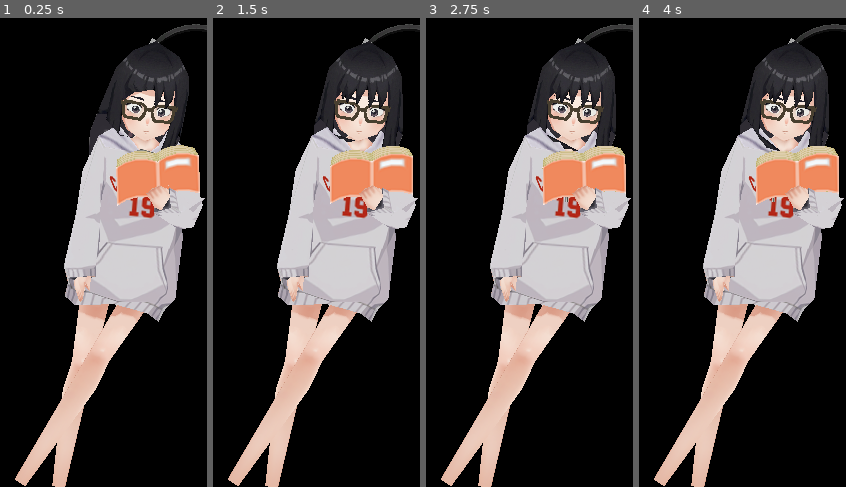
Above: before the commit, frames 1-4 (left to right).
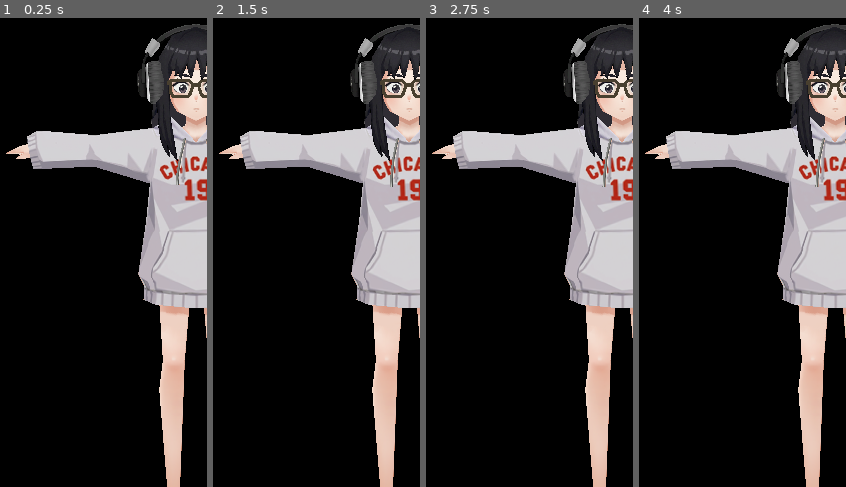
Above: after the commit, the same moments.

Repository: Galaxxxy60/FocusPals-Hackathon
Game: Godot game, scene res://main.tscn
Two runs of this game, one before a commit and one after it. Both use one fixed random seed, a clock stepped at 60 frames per second and the inputs below.
Inputs (mouse positions are in pixels of both pictures, inside the frame that each line leads up to):
- Up to frame 1 (0.25 s): no input
- Up to frame 2 (1.5 s): tap Enter at 0.5 s; move the mouse to (308, 210) at 0.52 s; click (308, 210) at 0.67 s; move the mouse to (outside the picture) at 1.27 s; click (outside the picture) at 1.42 s
- Up to frame 3 (2.75 s): move the mouse to (473, 125) at 2.02 s; click (473, 125) at 2.17 s
- Up to frame 4 (4 s): tap Space at 2.75 s; move the mouse to (outside the picture) at 2.77 s; click (outside the picture) at 2.92 s; move the mouse to (765, 313) at 3.52 s; click (765, 313) at 3.67 s

The runs differ from the first frame. In frame 1, 43% of the frame differs, in the area x 2-100%, y 1-100%; in frame 2, 42%; in frame 3, 42%; in frame 4, 42%.

Commit message:
fix: expressivity - stop loop on Angry/Suspicious, fix post-strike freeze, fix happy mouth default, fix bye to Idle_wall, add STRIKE_TARGET

Diff:
--- a/godot/main.gd
+++ b/godot/main.gd
@@ -59,6 +59,19 @@
 var _arm1_bone_idx: int = -1   # Jnt_R_Arm1 (upper arm)
 var _arm2_bone_idx: int = -1   # Jnt_R_Arm2 (forearm)
 
+# ─── IMBA Mode (Super Saiyan Levels) ─────────────────────
+# Level 0: Normal
+# Level 1: White glasses (BS_WhiteGlasses)
+# Level 2: (future — aura particles?)
+# Level 3: (future — full glow?)
+var _imba_level: int = 0
+var _imba_blend: float = 0.0           # Current BS_WhiteGlasses blend value
+var _bs_white_glasses: int = -1        # Blend shape index
+var _imba_tween: Tween = null          # For smooth transitions
+
+# Strike target coordinates from Python (tab/window close button position)
+var _strike_target: Vector2i = Vector2i(-1, -1)  # -1 = use mouse fallback
+
 # ─── Expression System (UV Swap) ─────────────────────────
 var _eyes_material: StandardMaterial3D = null
 var _mouth_material: StandardMaterial3D = null
@@ -139,7 +152,7 @@
 	"annoyed": "E5", "angry": "E5", "furious": "E8",
 }
 const MOOD_MOUTH = {
-	"calm": "M4", "curious": "M0", "amused": "M4", "proud": "M4",
+	"calm": "M0", "curious": "M0", "amused": "M4", "proud": "M4",
 	"suspicious": "M7", "surprised": "M1", "disappointed": "M5", "sarcastic": "M6",
 	"annoyed": "M5", "angry": "M5", "furious": "M8",
 }
@@ -349,6 +362,7 @@
 		_play("Strike_Base", false)
 		phase = Phase.ACTIVE
 		_strike_fire_sent = true  # Prevent real fire system from also firing
+		_activate_imba(1)  # IMBA level 1!
 		# Activate arm IK pointing towards mouse
 		if _gaze_modifier:
 			var mouse := DisplayServer.mouse_get_position()
@@ -423,7 +437,13 @@
 	_hand_window.visible = true  # Now transparent — safe to show
 
 	# ── Animate ──
-	var target_pos := Vector2i(mouse.x - 60, mouse.y - 60)
+	# Target: tab/window close button from Python, or mouse fallback
+	var aim: Vector2i
+	if _strike_target.x >= 0:
+		aim = _strike_target
+	else:
+		aim = mouse
+	var target_pos := Vector2i(aim.x - 60, aim.y - 60)
 	var tween := create_tween()
 	tween.set_ease(Tween.EASE_IN_OUT)
 	tween.set_trans(Tween.TRANS_CUBIC)
@@ -438,7 +458,54 @@
 			_hand_window.queue_free()
 			_hand_window = null
 		# Keep arm IK active — it fades out when animation changes
+		# Start IMBA fade out after hand window disappears
+		_deactivate_imba()
+		# Reset strike target for next time
+		_strike_target = Vector2i(-1, -1)
 	)
+
+
+# ─── IMBA Mode (Super Saiyan Power-Up) ──────────────────────
+func _activate_imba(level: int) -> void:
+	"""Power up! Activate IMBA visual effects for the given level."""
+	if _bs_white_glasses < 0 or _body_mesh == null:
+		return
+	_imba_level = level
+	# Kill any existing tween
+	if _imba_tween and _imba_tween.is_valid():
+		_imba_tween.kill()
+
+	print("🔥 IMBA LEVEL %d ACTIVATED!" % level)
+
+	if level >= 1:
+		# Level 1: White glasses — fast power-up glow
+		_imba_tween = create_tween()
+		_imba_tween.set_ease(Tween.EASE_OUT)
+		_imba_tween.set_trans(Tween.TRANS_BACK)
+		_imba_tween.tween_method(_set_imba_blend, _imba_blend, 1.0, 0.3)
+
+func _deactivate_imba() -> void:
+	"""Power down — smooth fade out."""
+	if _bs_white_glasses < 0 or _body_mesh == null:
+		return
+	if _imba_level == 0:
+		return
+
+	print("🔥 IMBA fade out...")
+	_imba_level = 0
+	if _imba_tween and _imba_tween.is_valid():
+		_imba_tween.kill()
+
+	_imba_tween = create_tween()
+	_imba_tween.set_ease(Tween.EASE_IN_OUT)
+	_imba_tween.set_trans(Tween.TRANS_CUBIC)
+	_imba_tween.tween_method(_set_imba_blend, _imba_blend, 0.0, 0.8)
+
+func _set_imba_blend(value: float) -> void:
+	"""Tween callback — update BS_WhiteGlasses blend shape."""
+	_imba_blend = value
+	if _body_mesh and _bs_white_glasses >= 0:
+		_body_mesh.set_blend_shape_value(_bs_white_glasses, clampf(value, 0.0, 1.0))
 
 
 func _on_radial_action(action_id: String) -> void:
@@ -579,10 +646,21 @@
 				var bone_scale := _skeleton.get_bone_pose_scale(_strike_hand_bone_idx)
 				if bone_scale.x > STRIKE_FIRE_SCALE_THRESHOLD:
 					_strike_fire_sent = true
+					# Arm IK: point at target tab (from Python) or mouse fallback
+					if _gaze_modifier:
+						var aim: Vector2i
+						if _strike_target.x >= 0:
+							aim = _strike_target
+						else:
+							aim = DisplayServer.mouse_get_position()
+						var target_3d := _screen_to_arm_target(float(aim.x), float(aim.y))
+						_gaze_modifier.arm_ik_target = target_3d
+						_gaze_modifier.arm_ik_active = true
+						_gaze_modifier.arm_ik_blend_target = 1.0
 					# Visual: Godot multi-window hand animation
 					_spawn_hand_window()
 					# Functional: tell Python to close the tab
-					print("🎯 STRIKE_FIRE! — hand window + close signal sent")
+					print("🎯 STRIKE_FIRE! — hand window + arm IK + close signal sent")
 					if ws.get_ready_state() == WebSocketPeer.STATE_OPEN:
 						ws.send_text(JSON.stringify({"command": "STRIKE_FIRE"}))
 
@@ -751,6 +829,13 @@
 				"book": set_gaze(GazeTarget.BOOK, spd)
 				"away": set_gaze(GazeTarget.AWAY, spd)
 				"neutral": set_gaze(GazeTarget.NEUTRAL, spd)
+		return
+	elif command == "STRIKE_TARGET":
+		# Python sends target coordinates (tab/window close button)
+		var tx := int(data.get("x", -1))
+		var ty := int(data.get("y", -1))
+		_strike_target = Vector2i(tx, ty)
+		print("🎯 STRIKE_TARGET received: (%d, %d)" % [tx, ty])
 		return
 	elif command == "TAMA_ANIM":
 		# Python tells Godot exactly which animation to play
@@ -775,6 +860,7 @@
 				phase = Phase.STRIKING
 				_strike_fire_sent = false
 				_strike_frame_count = 0
+				_activate_imba(1)  # IMBA level 1 before strike!
 		else:
 			# Suspicious, Angry, Idle — if on wall, transition first
 			if phase == Phase.ON_WALL:
@@ -896,30 +982,30 @@
 
 	match tier:
 		0: # Calme → retour au mur
-			if phase == Phase.ACTIVE:
-				_play_reverse("OffThewall")
-				phase = Phase.TRANSITION_ON
-			elif phase == Phase.STRIKING:
+			if phase == Phase.ACTIVE or phase == Phase.STRIKING:
 				_play_reverse("OffThewall")
 				phase = Phase.TRANSITION_ON
 		1: # Suspecte
 			if phase == Phase.ON_WALL:
 				_play("OffThewall", false)
 				phase = Phase.TRANSITION_OFF
-			elif phase == Phase.ACTIVE:
+			elif phase == Phase.ACTIVE or phase == Phase.STRIKING:
 				_play("Suspicious", false)
+				phase = Phase.ACTIVE
 		2: # En colère
 			if phase == Phase.ON_WALL:
 				_play("OffThewall", false)
 				phase = Phase.TRANSITION_OFF
-			elif phase == Phase.ACTIVE:
+			elif phase == Phase.ACTIVE or phase == Phase.STRIKING:
 				_play("Angry", false)
+				phase = Phase.ACTIVE
 		3: # Très suspicieux — Angry (le Strike ne vient QUE de Python via TAMA_ANIM)
 			if phase == Phase.ON_WALL:
 				_play("OffThewall", false)
 				phase = Phase.TRANSITION_OFF
-			elif phase == Phase.ACTIVE:
+			elif phase == Phase.ACTIVE or phase == Phase.STRIKING:
 				_play("Angry", false)
+				phase = Phase.ACTIVE
 
 # ─── Callback quand une anim "play once" se termine ──────
 func _on_animation_finished(_anim_name: StringName) -> void:
@@ -949,11 +1035,21 @@
 				_play("Idle", true)
 				print("🧑 Idle: conversation en cours")
 		Phase.STRIKING:
-			# Strike_Base terminé → enchaîner avec Strike_Dab
-			if "strike_base" in String(_anim_name).to_lower():
-				_play("Strike_Dab", false)
+			# N'importe quel strike (Base, Dab, etc.) terminé → retour à l'état normal
+			var tier := _get_tier()
+			if tier >= 2:
+				_play("Angry", false)
+				phase = Phase.ACTIVE
+				print("🥊 Strike terminé → Angry (tier %d)" % tier)
+			elif tier >= 1:
+				_play("Suspicious", false)
+				phase = Phase.ACTIVE
+				print("🥊 Strike terminé → Suspicious")
 			else:
-				pass  # Strike_Dab terminé → freeze sur la dernière frame
+				# Suspicion tombée à 0 → retour au mur
+				_play_reverse("OffThewall")
+				phase = Phase.TRANSITION_ON
+				print("🥊 Strike terminé → Retour au mur")
 
 # ─── Jouer une animation ─────────────────────────────────
 func _play(anim_name: String, loop: bool) -> void:
@@ -1153,6 +1249,11 @@
 					_bs_look_down = bs_i
 					_body_mesh = mesh_inst
 					print("  👁️ BS_LookDown found (index %d)" % bs_i)
+				# IMBA mode
+				elif bs_name == "BS_WhiteGlasses":
+					_bs_white_glasses = bs_i
+					_body_mesh = mesh_inst
+					print("  🔥 BS_WhiteGlasses found (index %d) — IMBA ready!" % bs_i)
 	for child in node.get_children():
 		_scan_for_materials(child)
 
--- a/godot/project.godot
+++ b/godot/project.godot
@@ -14,9 +14,9 @@
 run/main_scene="uid://duc1ybk88isa8"
 config/features=PackedStringArray("4.6", "GL Compatibility")
 run/max_fps=60
+boot_splash/bg_color=Color(0, 0, 0, 0)
+boot_splash/show_image=false
 config/icon="res://icon.svg"
-boot_splash/show_image=false
-boot_splash/bg_color=Color(0, 0, 0, 0)
 
 [audio]
 
Binary file changed: godot/Tama._ver2.glb
Not shown, changed: agent/gemini_session.py
Not shown, changed: agent/hand_animation.py
Not shown, changed: agent/ui.py
